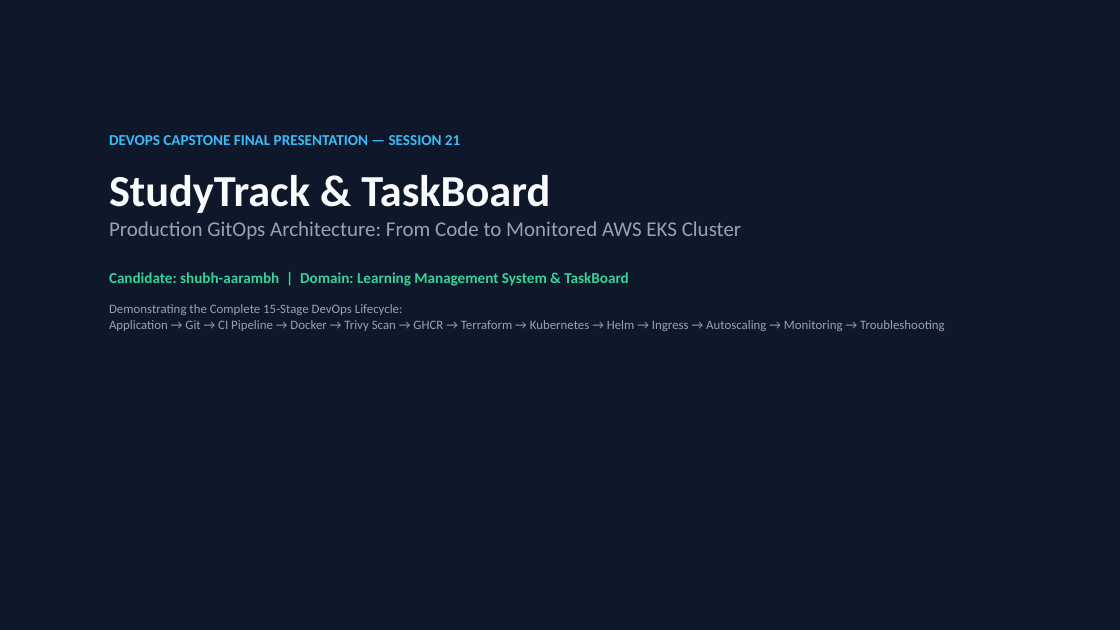
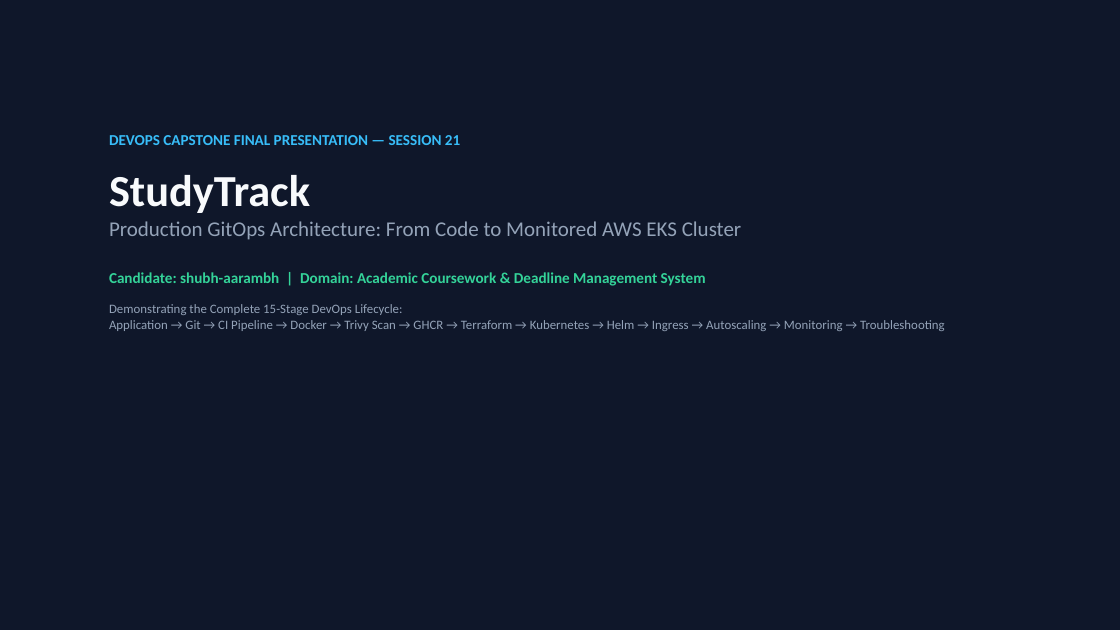
Before and after one commit to shubh-aarambh/Study-Track, a slide deck: slide 1 of demo/StudyTrack_DevOps_Capstone_Presentation.pptx. Drawn at 1120x630 pixels with LibreOffice and Linux fonts; fonts in the diff are those of the drawing. Boxes give left, top, right and bottom in pixels: in the first picture for what was removed or moved away, otherwise in the second. Text is boxed around its words. In the diff, an @@ line names an element or a change of style, - is before the commit and + after.

Commit message:
feat(branding): market exclusively as StudyTrack with academic coursework analytics and distinct study features

```diff
--- a/demo/StudyTrack_DevOps_Capstone_Presentation.pptx
+++ b/demo/StudyTrack_DevOps_Capstone_Presentation.pptx
@@ text at [109, 175, 310, 213]: text changed @@
-StudyTrack & TaskBoard
+StudyTrack
@@ text at [109, 272, 706, 286]: text changed @@
-Candidate: shubh-aarambh | Domain: Learning Management System & TaskBoard
+Candidate: shubh-aarambh | Domain: Academic Coursework & Deadline Management System
```
Also in this commit, not shown: 5 other slides changed, 9 other files.
